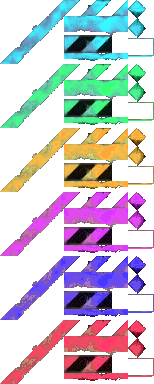
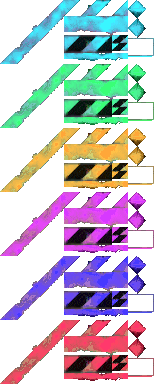
Layer changes from the first 154 x 384 image to the second:
moved "4" (1st of 6, in "Blue") into group "Blue", painted on it over [left=112, top=99, right=128, bottom=179]
renamed "6" to "13", moved it into group "Green", painted on it over [left=112, top=35, right=128, bottom=115]
renamed "5" to "12", moved it into group "Green", painted on it over [left=112, top=35, right=128, bottom=107]
renamed "3.2" to "10", moved it into group "Green", painted on it over [left=112, top=36, right=128, bottom=115]
renamed "3.1" to "9", moved it into group "Green", painted on it over [left=112, top=35, right=128, bottom=106]
renamed "2" to "8", moved it into group "Green", painted on it over [left=112, top=35, right=128, bottom=102]
renamed "3.2" to "12", moved it into group "Orange", painted on it over [left=112, top=100, right=128, bottom=171]
renamed "3.1" to "11", moved it into group "Orange", painted on it over [left=112, top=99, right=128, bottom=179]
renamed "2" to "10", moved it into group "Orange", painted on it over [left=112, top=99, right=128, bottom=179]
renamed "1" to "9", moved it into group "Orange", painted on it over [left=112, top=99, right=128, bottom=170]
renamed "3.1" to "13", moved it into group "Pink", painted on it over [left=112, top=163, right=128, bottom=243]
renamed "2" to "12", moved it into group "Pink", painted on it over [left=112, top=163, right=128, bottom=235]
renamed "1" to "11", moved it into group "Pink", painted on it over [left=112, top=163, right=128, bottom=243]
renamed "0" to "10", moved it into group "Pink", painted on it over [left=112, top=163, right=128, bottom=243]
renamed "1" to "13", moved it into group "Purple", painted on it over [left=112, top=227, right=128, bottom=307]
renamed "0" to "12", moved it into group "Purple", painted on it over [left=112, top=227, right=128, bottom=299]
…and 32 more changes (4 added, 28 painted, 28 renamed, 5 stack)
